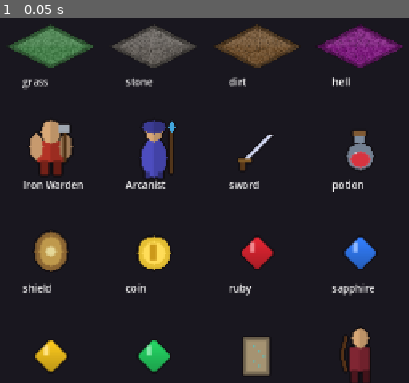
Above: before the commit, frame 1.
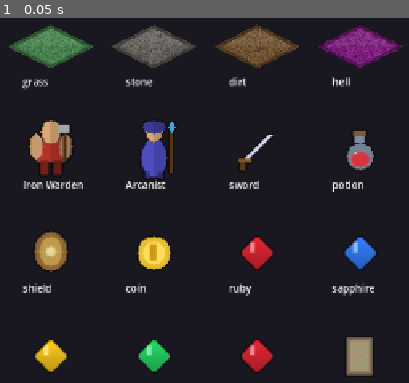
Above: after the commit, the same moment.

Repository: jflakeee/diablo
Game: Godot game, scene res://tools/asset_compiler.tscn
The game is run twice, just before and just after one commit, with the same random seed, the same clock (stepped at 60 frames per second) and the same inputs. This scene is started directly instead of the project's main scene.
Inputs:
- Up to frame 1 (0.05 s): no input

The runs differ from the first frame. In frame 1, 1.6% of the frame differs, in the area x 59-92%, y 84-100%.

Commit message:
Scale drop ilvl and kill XP by difficulty; fix missing skull atlas asset
Monster level itself stays difficulty-flat (it feeds chance_to_hit's
alvl/dlvl both ways, and Hell autoquit smokes already show low kill
counts), so only the reward channels scale: diff_reward_ilvl_bonus
(0/4/8) on drop rolls, diff_xp_mult (1.0/1.25/1.5) on all five kill-XP
grant sites via a new _kill_xp() helper. Normal stays identity.

Also fixes a real regression from the socket-activation round: adding
"skull" to the drop pool without a precompiled atlas icon caused
[ASSET] "ok": false on any run where it dropped -- undetected before
now because grep -i fail doesn't match the lowercase "ok": false token.
Added the skull icon recipe and republished the atlas (28 -> 29 entries,
updating the two hardcoded assertions that depended on the old count).

Also ran tools/progression_combat_test.gd for the first time this
session's six feature rounds and recorded it as a permanent step in the
deployment workflow.

Co-Authored-By: Claude Sonnet 5 <noreply@anthropic.com>

Diff:
--- a/prototype/game_dungeon/art/art_recipes.json
+++ b/prototype/game_dungeon/art/art_recipes.json
@@ -15,6 +15,7 @@
     {"id":"sapphire",   "type":"icon",    "kind":"gem", "seed":1, "scale":2.6},
     {"id":"topaz",      "type":"icon",    "kind":"gem", "seed":2, "scale":2.6},
     {"id":"emerald",    "type":"icon",    "kind":"gem", "seed":3, "scale":2.6},
+    {"id":"skull",      "type":"icon",    "kind":"gem", "seed":4, "scale":2.6},
     {"id":"rune",       "type":"icon",    "kind":"rune", "seed":2, "scale":2.6},
     {"id":"Ember Scout", "type":"hero",   "kind":"scout", "color":"#802633", "seed":7, "scale":2.6}
   ]
--- a/prototype/game_dungeon/asset_catalog.gd
+++ b/prototype/game_dungeon/asset_catalog.gd
@@ -140,18 +140,19 @@
 	return {"idle": textures[1], "walk": [textures[0], textures[1], textures[2]]}
 
 func selftest() -> bool:
-	if not available() or entry_count() != 28:
+	if not available() or entry_count() != 29:
 		return false
 	var sword := texture("sword")
 	var potion := texture("potion")
 	var ruby := texture("ruby")
+	var skull := texture("skull")
 	var hero := hero_directions("warden")
 	var monster_ids := ["ash_imp", "ash_caller", "thorn_beast", "rotwalker", "bone_guard",
 		"bone_marksman", "horned_marauder", "crimson_raptor", "blighted_ranger", "grave_stalker", "venom_husk", "brood_matron"]
 	for monster_id in monster_ids:
 		if monster_frames(monster_id).is_empty():
 			return false
-	return sword != null and potion != null and ruby != null and sword != potion and hero.size() == 4 and ((hero[0] as Dictionary)["walk"] as Array).size() == 3
+	return sword != null and potion != null and ruby != null and skull != null and ruby != skull and sword != potion and hero.size() == 4 and ((hero[0] as Dictionary)["walk"] as Array).size() == 3
 
 func clear() -> void:
 	_regions.clear()
--- a/prototype/game_dungeon/combat.gd
+++ b/prototype/game_dungeon/combat.gd
@@ -93,6 +93,16 @@
 static func diff_hell_physical_floor(diff: int) -> int:
 	return 50 if diff >= 2 else 0
 
+# 몬스터 레벨 자체는 난이도와 무관하게 고정(명중률 alvl/dlvl 균형을 건드리지 않기
+# 위해)이라, 보상(아이템레벨/경험치)만 별도로 난이도에 맞춰 올린다.
+static func diff_reward_ilvl_bonus(diff: int) -> int:
+	var t := [0, 4, 8]
+	return int(t[clampi(diff, 0, 2)])
+
+static func diff_xp_mult(diff: int) -> float:
+	var t := [1.0, 1.25, 1.5]
+	return float(t[clampi(diff, 0, 2)])
+
 # 바바리안 파생 스탯 (Part 1 §2)
 static func warden_max_life(vit: int, level: int) -> int:
 	return int(55 + 4 * vit + 2 * level)
--- a/prototype/game_dungeon/generated/animation_manifest.json
+++ b/prototype/game_dungeon/generated/animation_manifest.json
@@ -1111,7 +1111,7 @@
     "archetypes": "681e5d8777dfe7902b9dafd229670231",
     "monsters": "3ed46ac1a21dabe970632e736fa5760e",
     "palettes": "9577067a933515b7fef5d56f6ebd3254",
-    "recipes": "0dbb46b33ea29b58ac4340f7a2844e74"
+    "recipes": "08bf73a421f8501324966644eae827db"
   },
   "provenance": {
     "direct_edit": false,
--- a/prototype/game_dungeon/main.gd
+++ b/prototype/game_dungeon/main.gd
@@ -2497,7 +2497,7 @@
 		_flash(_merc.position, tgt.position)
 		if pre_alive and not tgt.alive:
 			_merc_kills += 1
-			_grant_xp(tgt.level * 40)     # 용병 킬도 플레이어 XP(D2)
+			_grant_xp(_kill_xp(tgt.level))     # 용병 킬도 플레이어 XP(D2)
 
 func _merc_melee(tgt: ActorScript) -> void:
 	_merc.play_attack(Vector2(tgt.gx - _merc.gx, tgt.gy - _merc.gy))
@@ -2509,7 +2509,7 @@
 		_flash(_merc.position, tgt.position)
 		if pre_alive and not tgt.alive:
 			_merc_kills += 1
-			_grant_xp(tgt.level * 40)
+			_grant_xp(_kill_xp(tgt.level))
 
 func _on_merc_died(_a: Node) -> void:
 	_merc_revive_t = 8.0                    # 8초 후 부활
@@ -3013,7 +3013,7 @@
 	_spawn_text(target.position, "%d LIGHT" % dmg, Color(1, 1, 0.4))
 	_combat_log = "Storm Lance %d / HEX -%d RES (6s)" % [dmg, target.hex_reduction]
 	if not target.alive:
-		_grant_xp(target.level * 40)
+		_grant_xp(_kill_xp(target.level))
 
 func _cast_phase_step(target: ActorScript) -> void:
 	if _player.skill_level("phase_step") <= 0:
@@ -3142,7 +3142,7 @@
 			_spawn_text(t.position, txt, Color(1, 0.55, 0.15))
 			_fx.elemental_impact(t.position, element, false)
 			if not t.alive:
-				_grant_xp(t.level * 40)
+				_grant_xp(_kill_xp(t.level))
 			n.queue_free()
 			if is_instance_valid(trail): trail.queue_free()
 			_projectiles.erase(p)
@@ -3231,7 +3231,7 @@
 			_spawn_text(target.position + Vector2(16, 0), "CB %d" % cb, Color(1, 0.7, 0.2))
 		_combat_log = "%s > %s %d%s%s" % [label, target.actor_name, dmg, (" CRIT" if crit else ""), (" +CB%d" % cb if cb > 0 else "")]
 		if not target.alive:
-			_grant_xp(target.level * 40)
+			_grant_xp(_kill_xp(target.level))
 	else:
 		_spawn_text(target.position, "miss", Color(0.85, 0.85, 0.85))
 		_combat_log = "%s > %s MISS (%.0f%%)" % [label, target.actor_name, chance]
@@ -3343,6 +3343,10 @@
 	_player.res_poison = _base_res_poison + rall + int(eq.get("res_poison", 0)) + pen
 	_recompute_vitals(_player)
 
+# 몬스터 레벨 자체는 난이도 무관 고정이라, 킬 경험치만 난이도 배율을 적용한다.
+func _kill_xp(level: int) -> int:
+	return roundi(float(level * 40) * CombatLib.diff_xp_mult(_difficulty))
+
 func _grant_xp(amount: int) -> void:
 	_player.xp += amount
 	var need := _player.level * 100
@@ -3392,7 +3396,7 @@
 	# 등급별 강화 드롭 (챔피언/유니크 = 더 많은 롤 + MF + ilvl 보너스)
 	var rolls := 1
 	var mf := _player_mf
-	var mlvl := int(m.level)
+	var mlvl := int(m.level) + CombatLib.diff_reward_ilvl_bonus(_difficulty)
 	if rank == "champion":
 		rolls = 2; mf += 120; mlvl += 2
 	elif rank == "unique":
--- a/prototype/game_dungeon/system_tests.gd
+++ b/prototype/game_dungeon/system_tests.gd
@@ -72,6 +72,8 @@
 	_check(Combat.sorc_fcr_frames(0) == 13 and Combat.sorc_fcr_frames(200) == 7, "cast breakpoints", failures)
 	_check(is_equal_approx(Combat.frames_to_sec(25), 1.0), "25 fps timing", failures)
 	_check(Combat.diff_player_resist_penalty(2) == -100 and Combat.diff_hell_physical_floor(2) == 50, "difficulty penalties", failures)
+	_check(Combat.diff_reward_ilvl_bonus(0) == 0 and Combat.diff_reward_ilvl_bonus(1) == 4 and Combat.diff_reward_ilvl_bonus(2) == 8, "difficulty reward ilvl bonus", failures)
+	_check(Combat.diff_xp_mult(0) == 1.0 and Combat.diff_xp_mult(1) == 1.25 and Combat.diff_xp_mult(2) == 1.5, "difficulty xp multiplier", failures)
 	_check(Combat.warden_max_life(25, 1) == 157 and Combat.warden_max_mana(15, 1) == 26, "warden vitals", failures)
 
 	var expected_skills := ["ember_bolt", "frost_shard", "iron_chant", "phase_step", "storm_lance", "sundering_strike", "void_fury", "weapon_discipline"]
--- a/prototype/game_dungeon/tools/asset_compiler.gd
+++ b/prototype/game_dungeon/tools/asset_compiler.gd
@@ -101,7 +101,7 @@
 	for actor in actors.values():
 		if String((actor as Dictionary).get("recipe_id", "")).is_empty() or String((actor as Dictionary).get("recipe_type", "")).is_empty():
 			return false
-	return entries.size() == 28 \
+	return entries.size() == 29 \
 		and actors.size() == 15 \
 		and String(static_manifest.get("provenance", {}).get("origin", "")) == "project_generated" \
 		and String(anim_manifest.get("provenance", {}).get("origin", "")) == "project_generated" \
Binary file changed: prototype/game_dungeon/generated/atlas.png
Not shown, changed: prototype/game_dungeon/generated/manifest.json
Not shown, changed: docs/PROJECT_MEMORY.md
Not shown, added: docs/superpowers/specs/2026-10-04-difficulty-reward-scaling-design.md
Not shown, changed: prototype/game_dungeon/README.md
